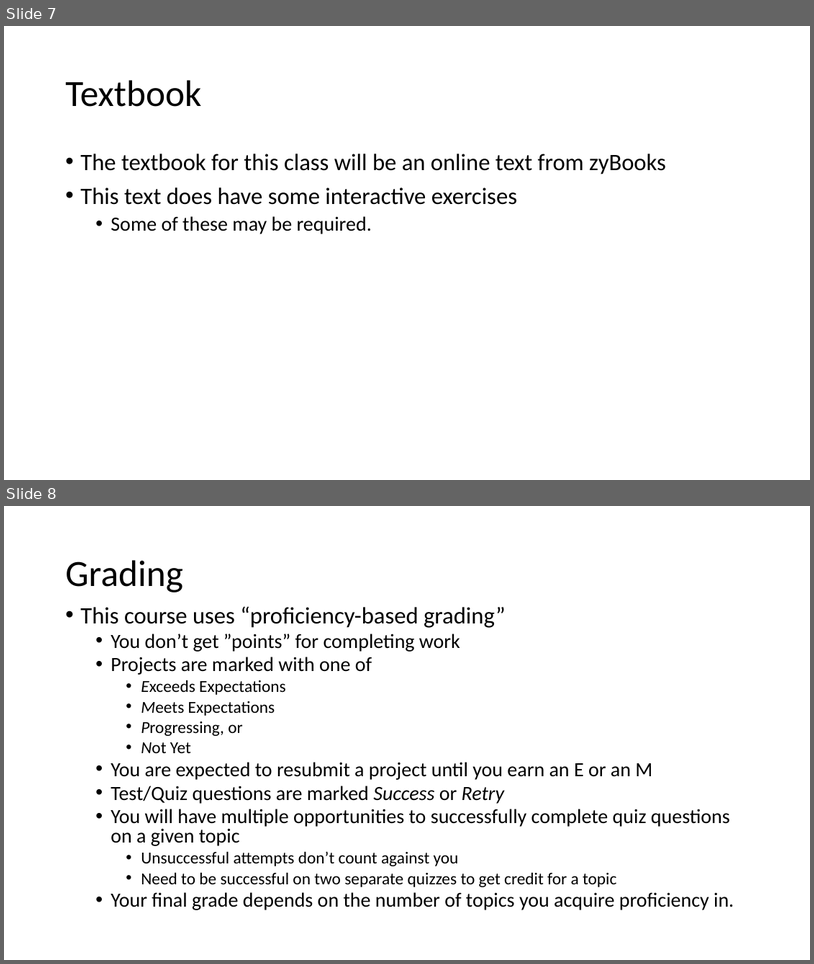
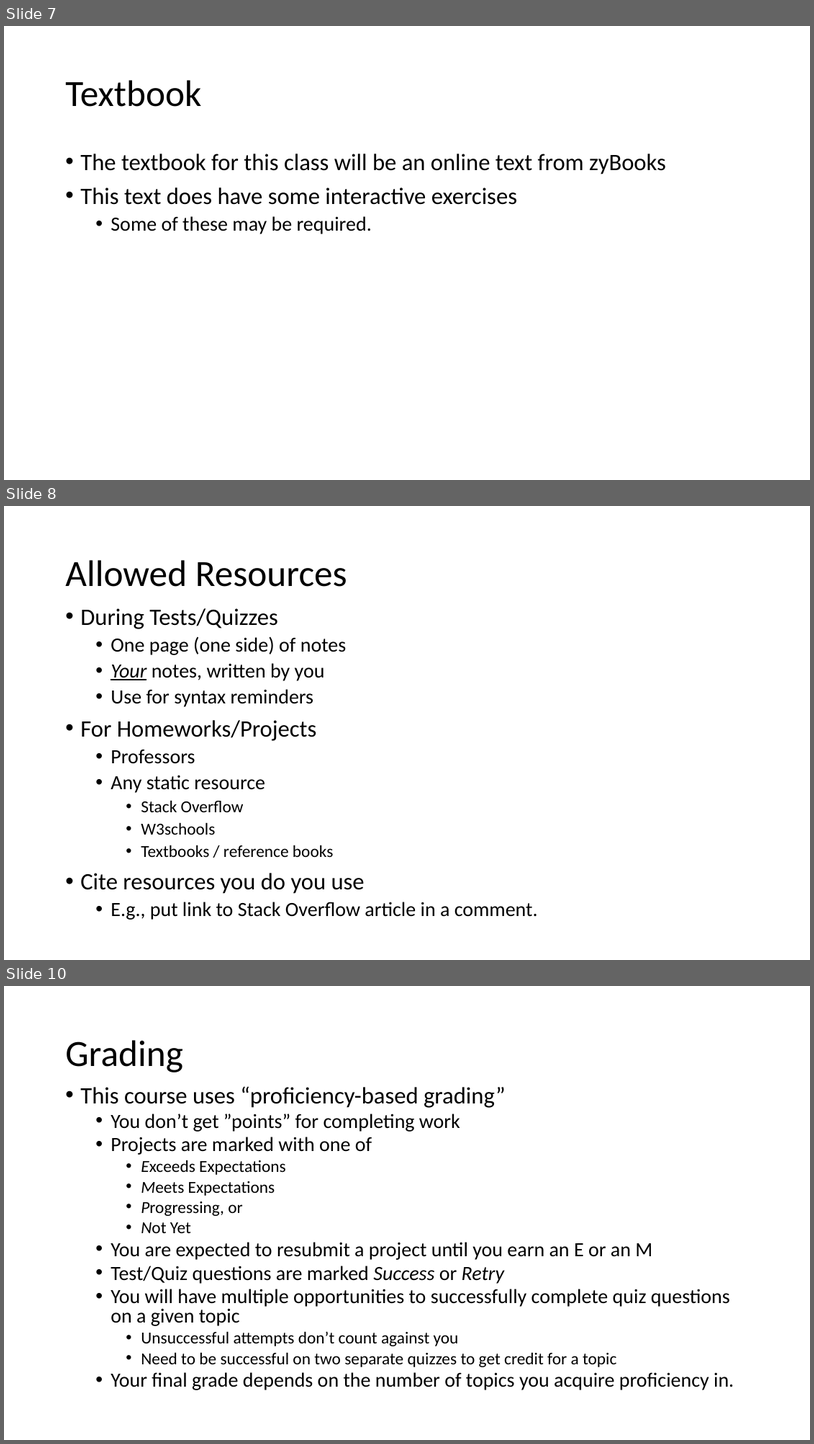
Before and after one commit to KurmasGVSU/KurmasGVSU.github.io, a slide deck: Teaching/Courses/F23/CIS500/LectureNotes/cis500_intro.pptx. Shown one above the other, each under a label of ours: slides 7 and 8 before the commit, slides 7, 8 and 10 after it; the slides between them are not shown. The pictures are 814x964 and 814x1444 pixels, drawn with LibreOffice and Linux fonts; fonts in the diff are those of the drawing. Boxes give left, top, right and bottom in pixels: in the first picture for what was removed or moved away, otherwise in the second. Text is boxed around its words. In the diff, an @@ line names an element or a change of style, - is before the commit and + after.

```diff
--- a/Teaching/Courses/F23/CIS500/LectureNotes/cis500_intro.pptx
+++ b/Teaching/Courses/F23/CIS500/LectureNotes/cis500_intro.pptx
@@ slide 8 added at (4, 506, 810, 960), background #FFFFFF @@
@@ title added at (65, 560, 347, 587), 44 pt, text #000000 @@
+Allowed Resources
@@ text added at (80, 608, 538, 919), 24 pt, text #000000 @@
+• During Tests/Quizzes
+  • One page (one side) of notes
+  • Your notes, written by you
+  • Use for syntax reminders
+• For Homeworks/Projects
+  • Professors
+  • Any static resource
+    • Stack Overflow
+    • W3schools
+    • Textbooks / reference books
+• Cite resources you do you use
+  • E.g., put link to Stack Overflow article in a comment.
@@ what was slide 8 is now slide 10 @@
```
Also in this commit, not shown: 1 other slide added, 7 other files.
